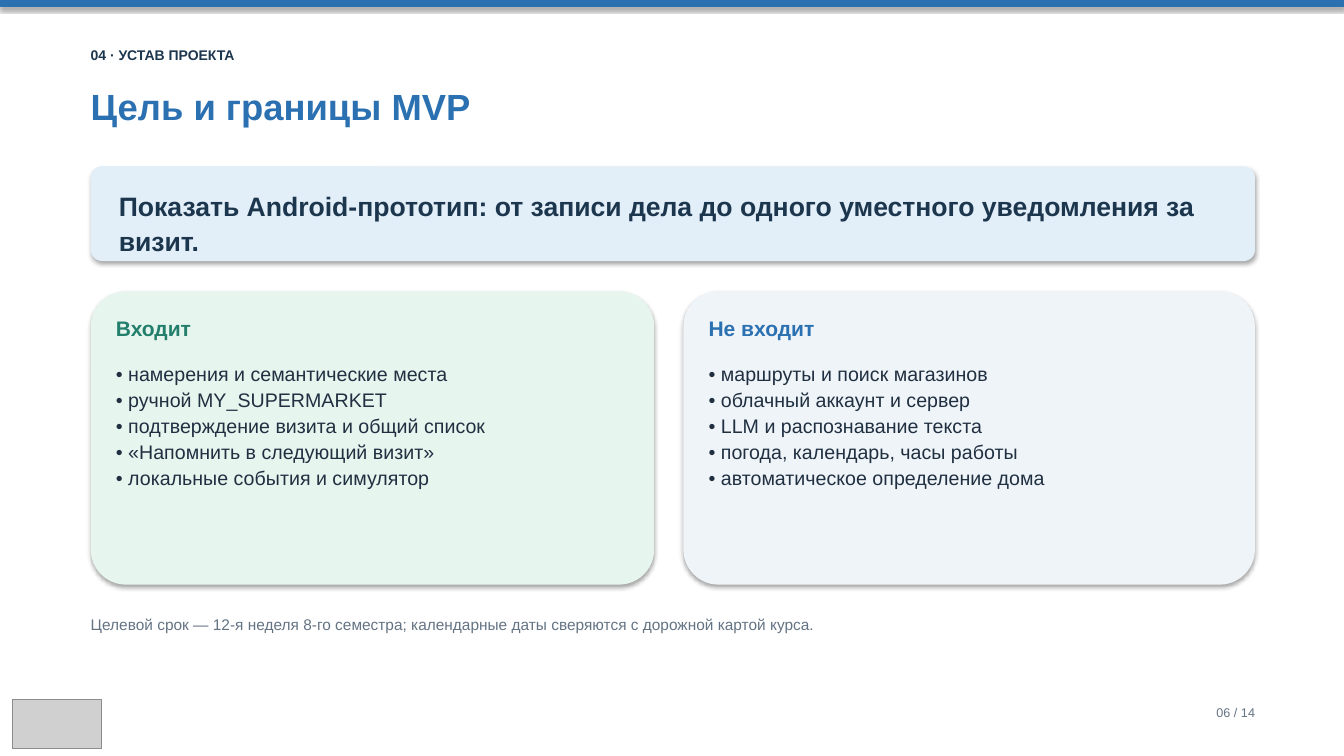
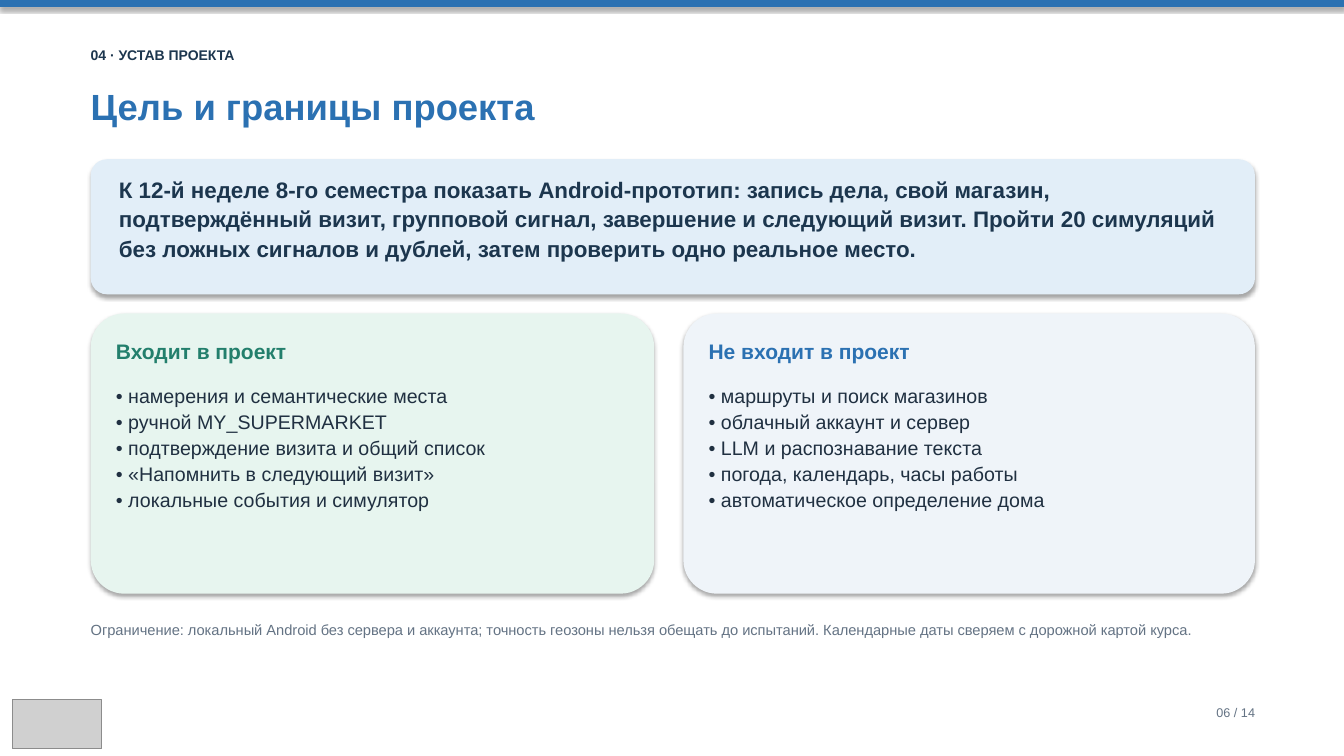
Before and after one commit to techmo0/GoCue, a slide deck: slide 6 of docs/lab-01/Презентация_GoCue_КТ1.pptx. Drawn at 1344x756 pixels with LibreOffice and Linux fonts; fonts in the diff are those of the drawing; grey boxes stand for pictures. Boxes give left, top, right and bottom in pixels: in the first picture for what was removed or moved away, otherwise in the second. Text is boxed around its words. In the diff, an @@ line names an element or a change of style, - is before the commit and + after.

```diff
--- a/docs/lab-01/Презентация_GoCue_КТ1.pptx
+++ b/docs/lab-01/Презентация_GoCue_КТ1.pptx
@@ text at [91, 95, 535, 127]: text changed @@
-Цель и границы MVP
+Цель и границы проекта
@@ rounded rectangle: place and size @@
-rounded rectangle at [91, 166, 1255, 261]
+rounded rectangle at [91, 159, 1255, 294]
@@ text at [119, 181, 1215, 262]: text changed; size 19 to 16 pt @@
-Показать Android-прототип: от записи дела до одного уместного уведомления за визит.
+К 12-й неделе 8-го семестра показать Android-прототип: запись дела, свой магазин, подтверждённый визит, групповой сигнал, завершение и следующий визит. Пройти 20 симуляций без ложных сигналов и дублей, затем проверить одно реальное место.
@@ rounded rectangle: place and size @@
-rounded rectangle at [91, 291, 654, 585]
+rounded rectangle at [91, 314, 654, 594]
@@ rounded rectangle: place and size @@
-rounded rectangle at [684, 291, 1255, 585]
+rounded rectangle at [684, 314, 1255, 594]
@@ text at [116, 344, 286, 363]: text changed @@
-Входит
+Входит в проект
@@ text at [709, 344, 910, 363]: text changed @@
-Не входит
+Не входит в проект
@@ text "• намерения и семантические места": place and size @@
-text "• намерения и семантические места" at [128, 370, 485, 489]
+text "• намерения и семантические места" at [128, 392, 485, 511]
@@ text "• маршруты и поиск магазинов": place and size @@
-text "• маршруты и поиск магазинов" at [721, 370, 1045, 489]
+text "• маршруты и поиск магазинов" at [721, 392, 1045, 511]
@@ text at [91, 624, 1191, 638]: text changed; size 11 to 10.5 pt @@
-Целевой срок — 12-я неделя 8-го семестра; календарные даты сверяются с дорожной картой курса.
+Ограничение: локальный Android без сервера и аккаунта; точность геозоны нельзя обещать до испытаний. Календарные даты сверяем с дорожной картой курса.
```
Also in this commit, not shown: 6 other slides changed, 2 slides added, 2 slides removed, 1 other file.
